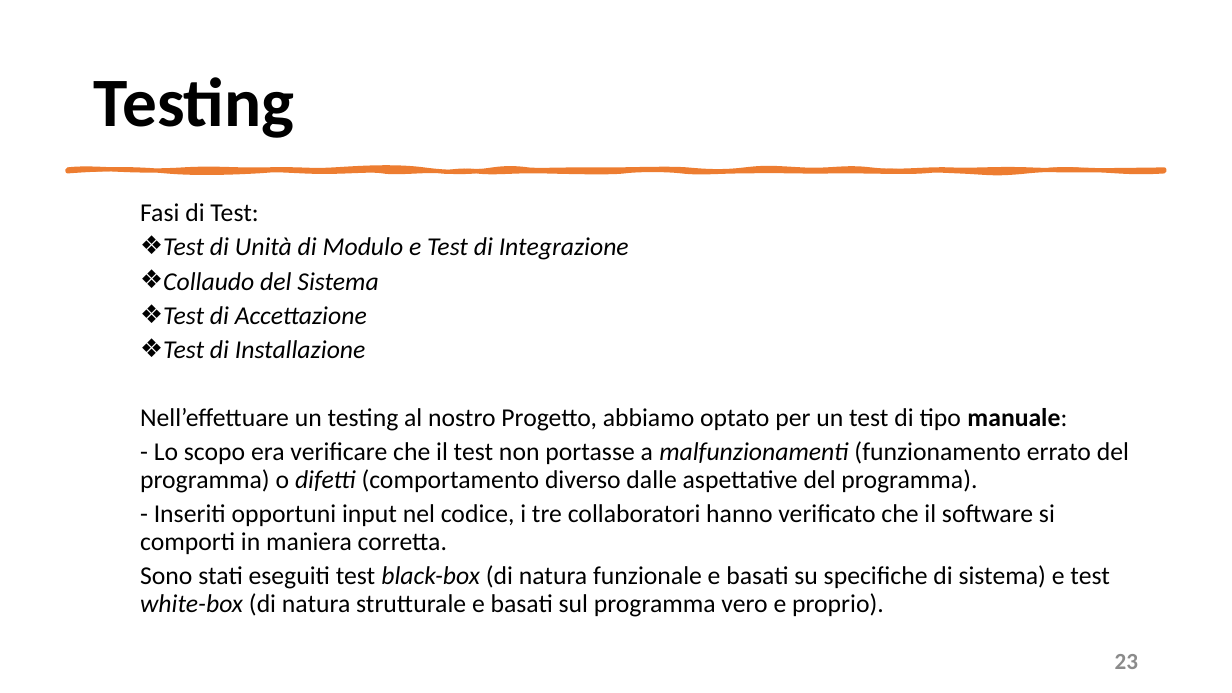
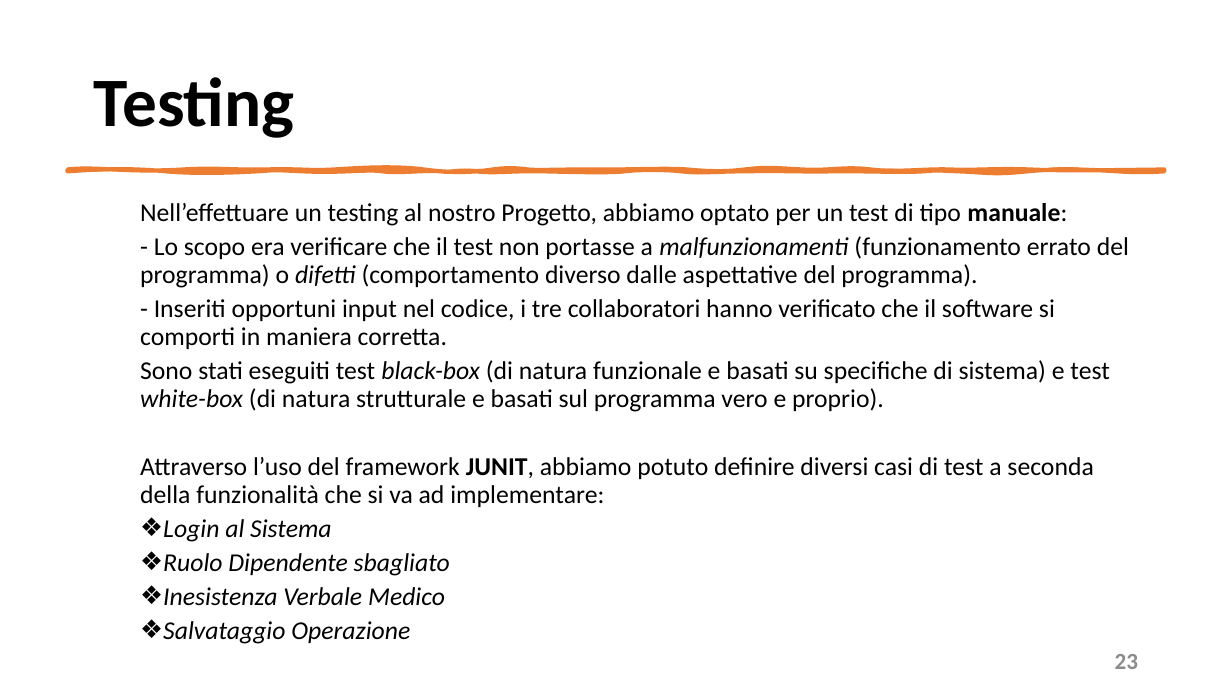
Before and after one commit to mangilimatteo/Progetto_Ingegneria_Software_Cattaneo_Mangili_Saini, a slide deck: slide 23 of Presentazione/Presentazione_Progetto.pptx. Drawn at 1232x693 pixels with LibreOffice and Linux fonts; fonts in the diff are those of the drawing. Boxes give left, top, right and bottom in pixels: in the first picture for what was removed or moved away, otherwise in the second. Text is boxed around its words. In the diff, an @@ line names an element or a change of style, - is before the commit and + after.

Commit message:
Update presentazione progetto
Testing

```diff
--- a/Presentazione/Presentazione_Progetto.pptx
+++ b/Presentazione/Presentazione_Progetto.pptx
@@ text at [140, 203, 629, 359]: paragraphs removed @@
-  Fasi di Test:
-  ❖ Test di Unità di Modulo e Test di Integrazione
-  ❖ Collaudo del Sistema
-  ❖ Test di Accettazione
-  ❖ Test di Installazione
@@ text at [140, 457, 1093, 644]: paragraphs added @@
+  Attraverso l’uso del framework JUNIT, abbiamo potuto definire diversi casi di test a seconda della funzionalità che si va ad implementare:
+  ❖ Login al Sistema
+  ❖ Ruolo Dipendente sbagliato
+  ❖ Inesistenza Verbale Medico
+  ❖ Salvataggio Operazione
```
Also in this commit, not shown: 2 other slides changed.
